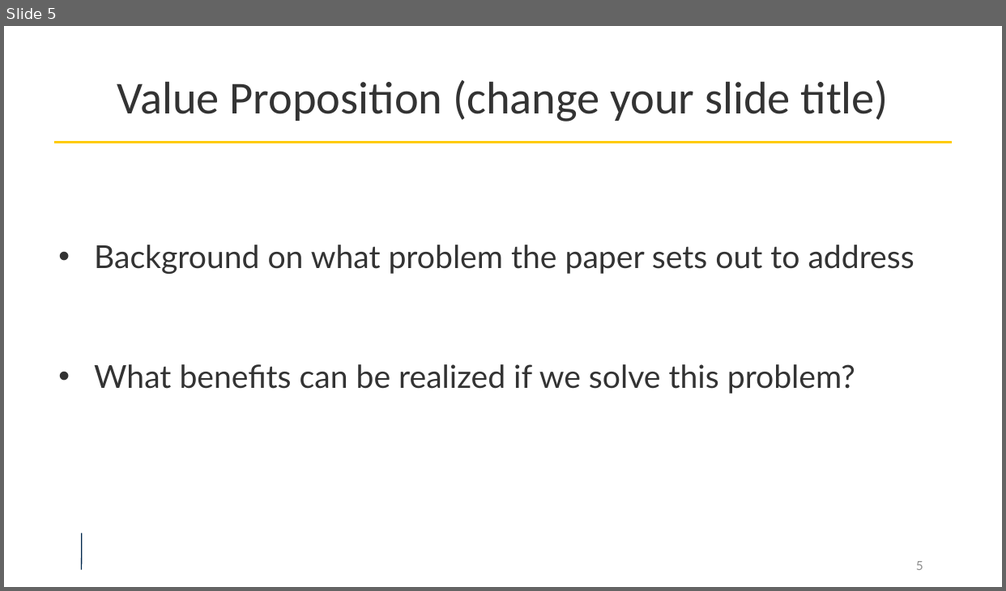
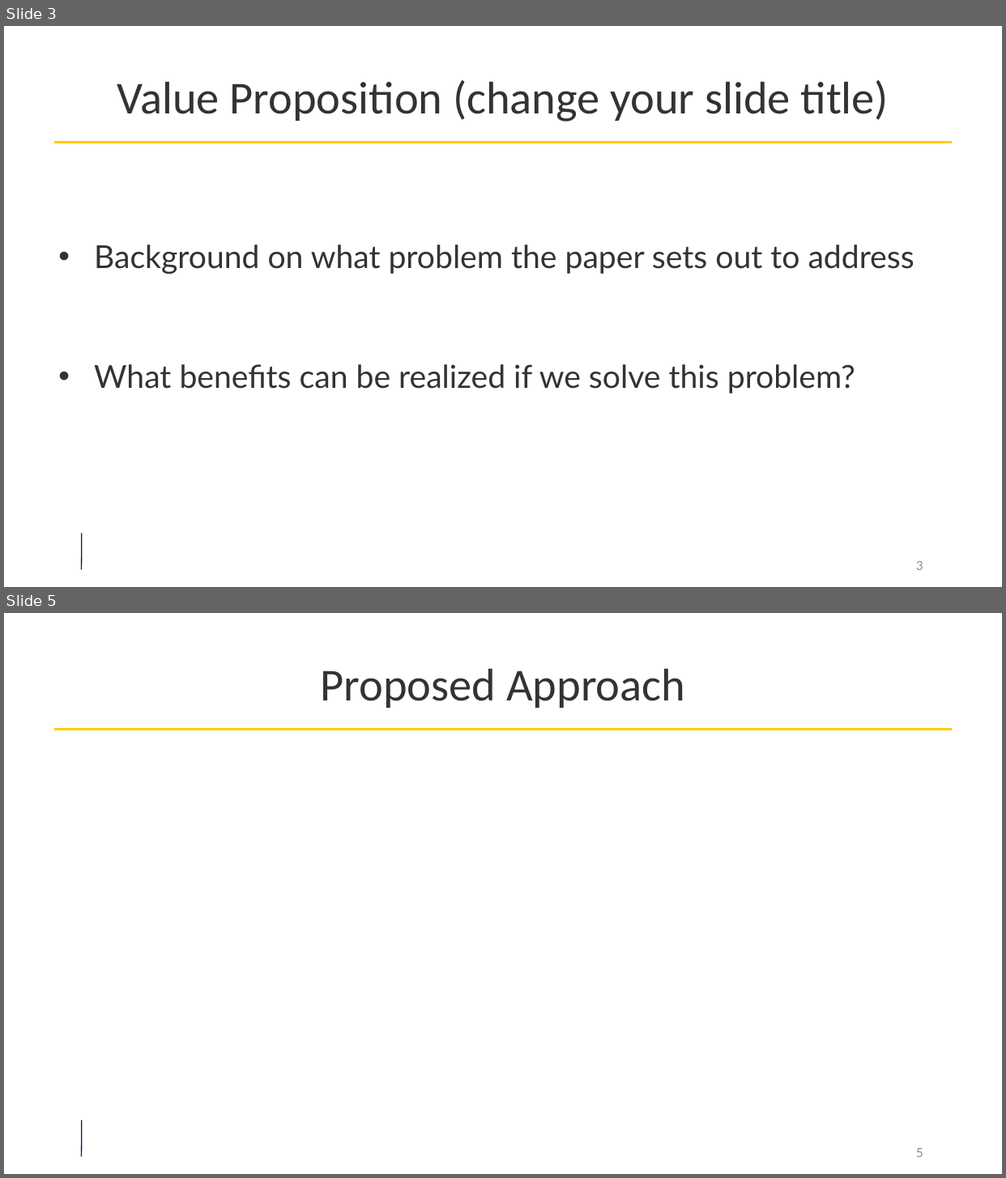
Before and after one commit to umich-eecs598/umich-eecs598.github.io, a slide deck: assets/slides/templates/DeepRob_Paper_Presentation.pptx. Shown one above the other, each under a label of ours: slide 5 before the commit, slides 3 and 5 after it; the slides between them are not shown. The pictures are 1006x591 and 1006x1178 pixels, drawn with LibreOffice and Linux fonts; fonts in the diff are those of the drawing; background and template pictures are left out. Boxes give left, top, right and bottom in pixels: in the first picture for what was removed or moved away, otherwise in the second. Text is boxed around its words. In the diff, an @@ line names an element or a change of style, - is before the commit and + after.

```diff
--- a/assets/slides/templates/DeepRob_Paper_Presentation.pptx
+++ b/assets/slides/templates/DeepRob_Paper_Presentation.pptx
@@ slide 5 added at box(4, 613, 1002, 1174), background #FFFFFF; not listed: 2 template elements that a slide beside it also shows @@
@@ title added at box(321, 668, 685, 708), 88 pt, text #333333 @@
+Proposed Approach
@@ page number added at box(916, 1148, 923, 1157), 24 pt, text #8D8D8D @@
+5
@@ what was slide 5 is now slide 3 @@
@@ page number at box(916, 561, 923, 570): text changed @@
-5
+3
```
Also in this commit, not shown: 2 slides changed, 2 other slides added, 8 slides removed, 1 other file.
